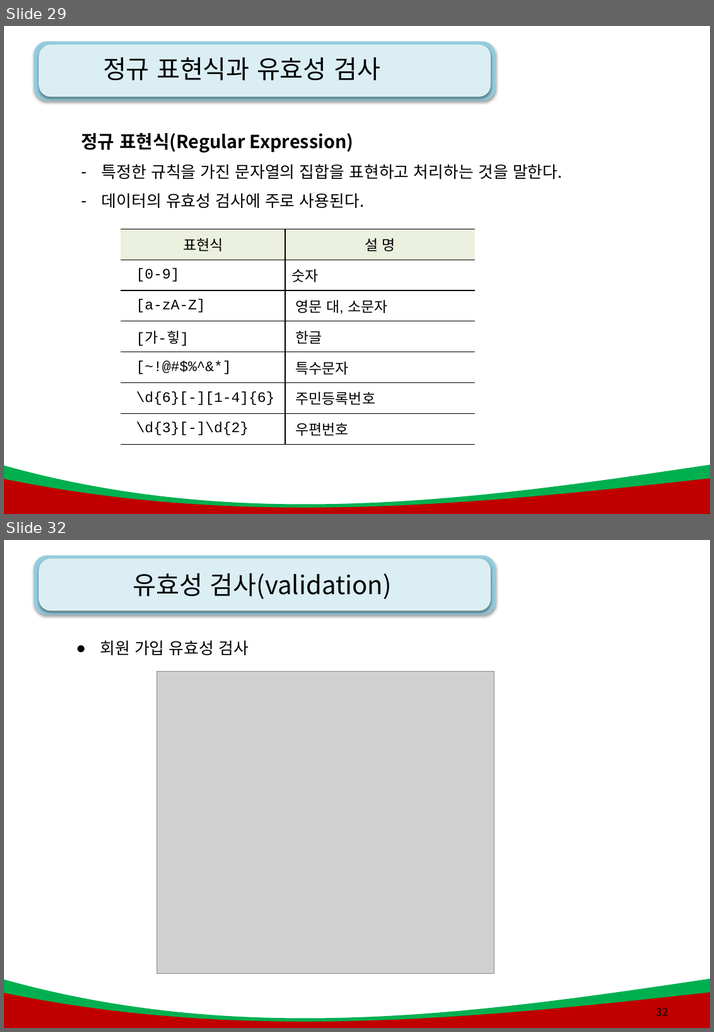
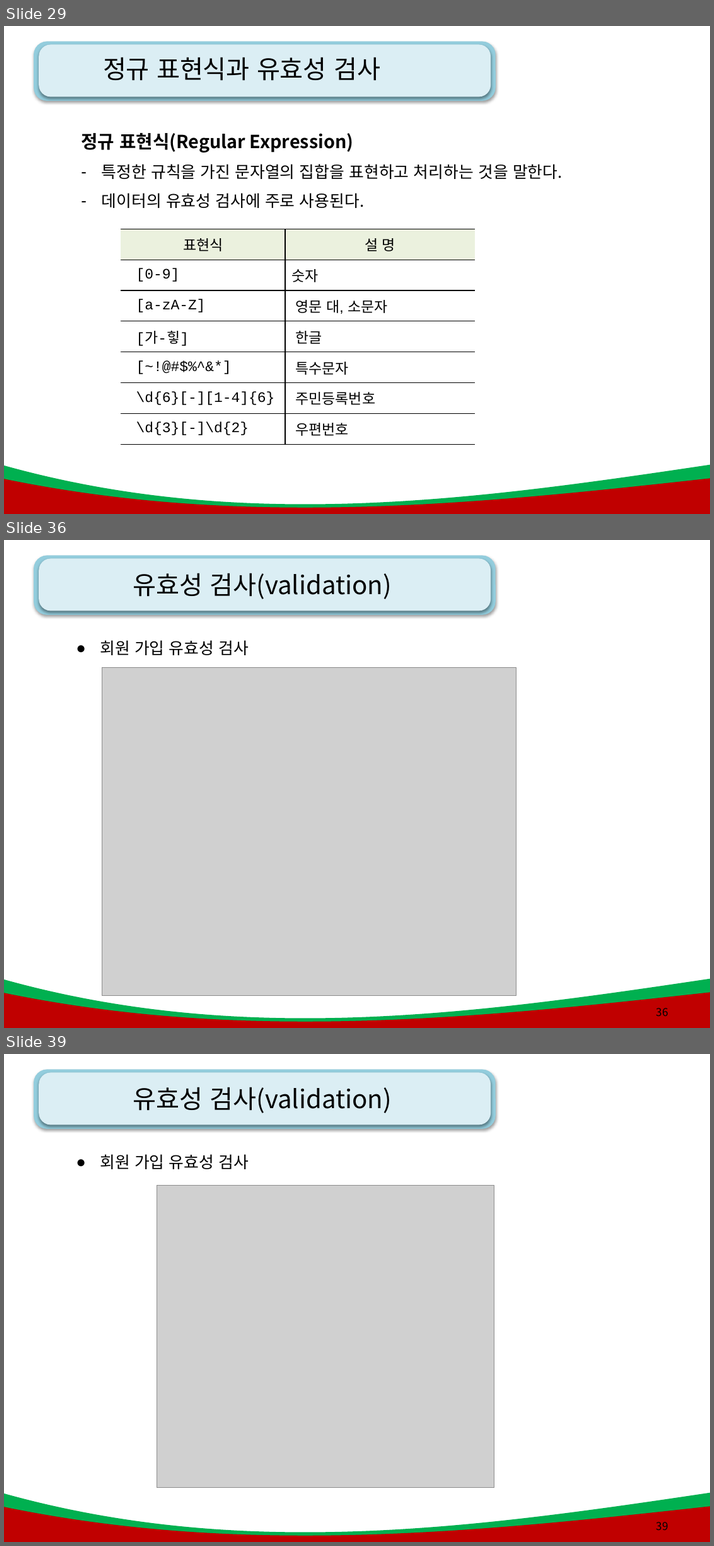
Before and after one commit to kiyongee2/green_project_web, a slide deck: js_ppt/8강. js_폼과 정규표현식.pptx. Shown one above the other, each under a label of ours: slides 29 and 32 before the commit, slides 29, 36 and 39 after it; the slides between them are not shown. The pictures are 714x1032 and 714x1546 pixels, drawn with LibreOffice and Linux fonts; fonts in the diff are those of the drawing; grey boxes stand for pictures; background and template pictures are left out. Boxes give left, top, right and bottom in pixels: in the first picture for what was removed or moved away, otherwise in the second. Text is boxed around its words. In the diff, an @@ line names an element or a change of style, - is before the commit and + after.

```diff
--- a/js_ppt/8강. js_폼과 정규표현식.pptx
+++ b/js_ppt/8강. js_폼과 정규표현식.pptx
@@ slide 36 added at bbox=[4, 540, 710, 1028], background #FFFFFF; not listed: 4 template elements that a slide beside it also shows @@
@@ title added at bbox=[133, 573, 391, 599], 28 pt, text #000000 @@
+유효성 검사(validation)
@@ text added at bbox=[100, 640, 248, 655], 18 pt, text #000000 @@
+● 회원 가입 유효성 검사
@@ picture added at bbox=[102, 668, 516, 996] @@
@@ page number added at bbox=[655, 1008, 667, 1016], 12 pt, text #000000 @@
+36
@@ what was slide 32 is now slide 39 @@
@@ page number at bbox=[655, 1522, 667, 1530]: text changed @@
-32
+39
```
Also in this commit, not shown: 2 slides changed, 6 other slides added, 23 other files.
